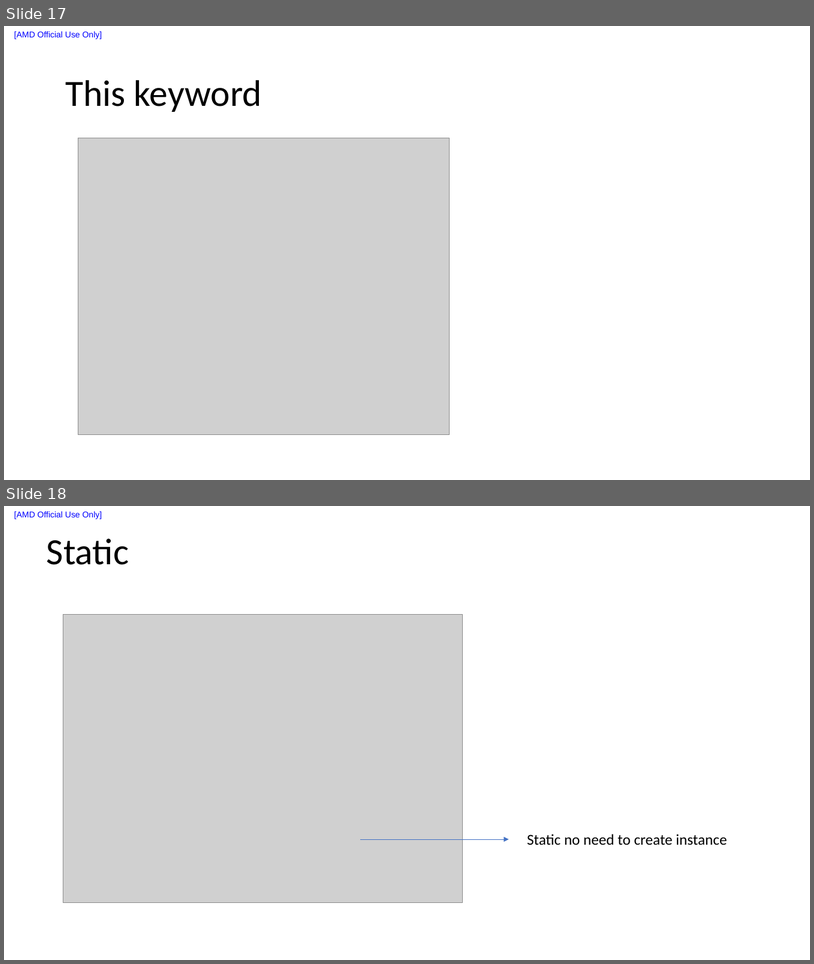
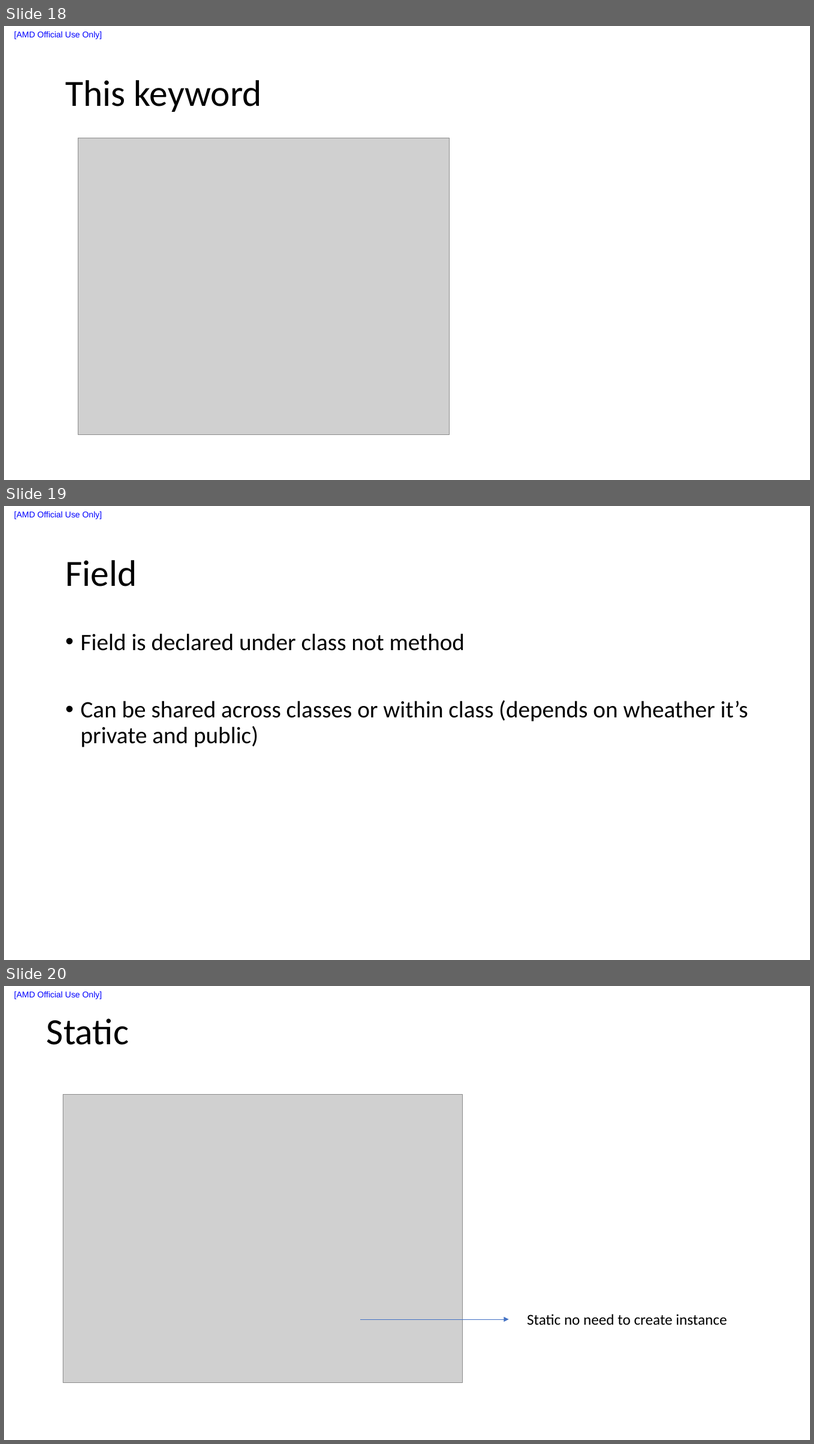
Before and after one commit to liuxu-github-ui/Java, a slide deck: Youtube_tutorial/Notes.pptx. Shown one above the other, each under a label of ours: slides 17 and 18 before the commit, slides 18, 19 and 20 after it. The pictures are 814x964 and 814x1444 pixels, drawn with LibreOffice and Linux fonts; fonts in the diff are those of the drawing; grey boxes stand for pictures. Boxes give left, top, right and bottom in pixels: in the first picture for what was removed or moved away, otherwise in the second. Text is boxed around its words. In the diff, an @@ line names an element or a change of style, - is before the commit and + after.

```diff
--- a/Youtube_tutorial/Notes.pptx
+++ b/Youtube_tutorial/Notes.pptx
@@ slide 19 added at box(4, 506, 810, 960), background #FFFFFF; not listed: 1 template element that a slide beside it also shows @@
@@ title added at box(65, 560, 137, 586), 44 pt, text #000000 @@
+Field
@@ text added at box(81, 633, 749, 747), 28 pt, text #000000 @@
+• Field is declared under class not method
+• Can be shared across classes or within class (depends on wheather it’s private and public)
@@ what was slide 17 is now slide 18 @@
@@ what was slide 18 is now slide 20 @@
```
Also in this commit, not shown: 1 slide changed, 12 other slides added, 3 other files.
